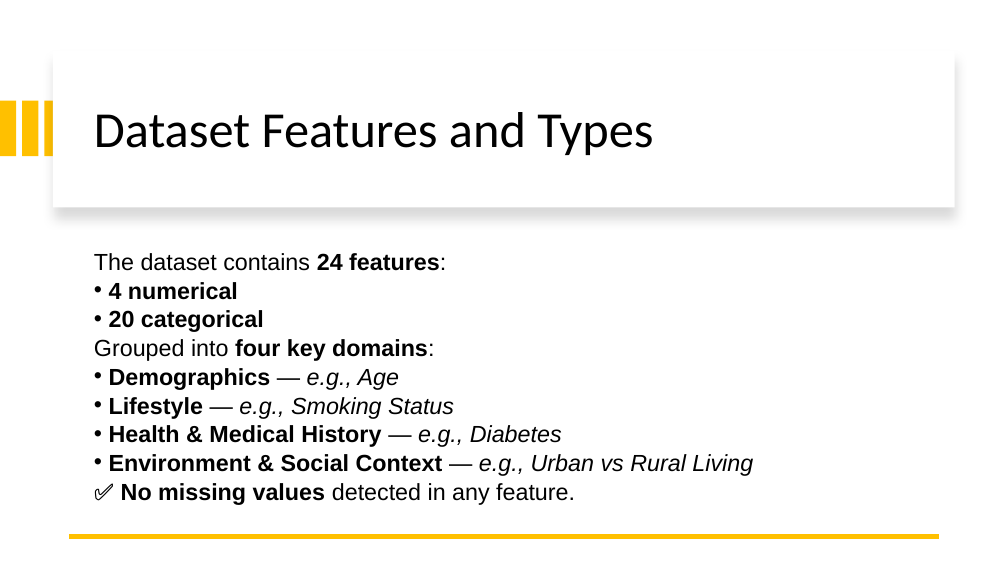
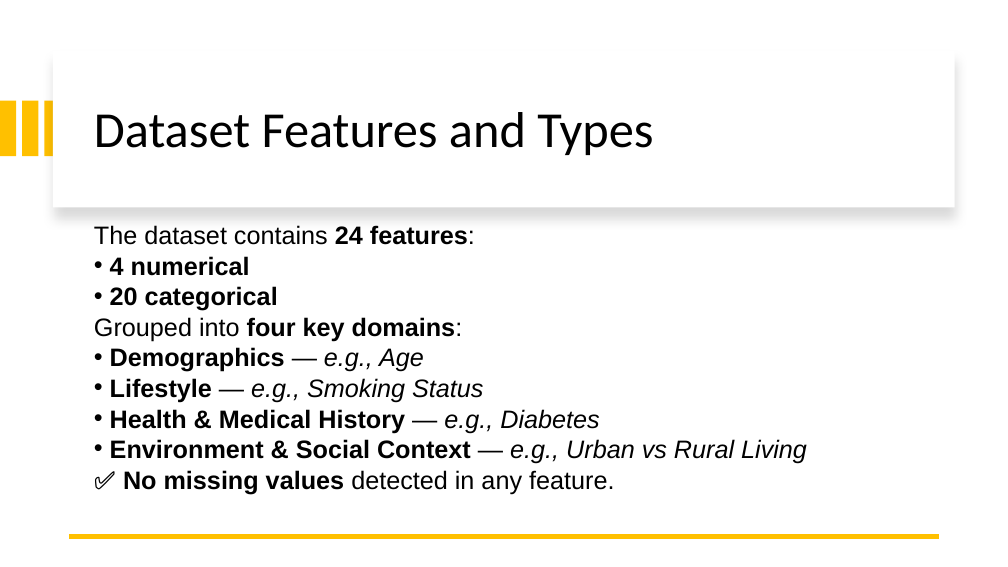
Before and after one commit to ileontios03/EPL448_Project, a slide deck: slide 5 of presentation.pptx. Drawn at 1008x567 pixels with LibreOffice and Linux fonts; fonts in the diff are those of the drawing. Boxes give left, top, right and bottom in pixels: in the first picture for what was removed or moved away, otherwise in the second. Text is boxed around its words. In the diff, an @@ line names an element or a change of style, - is before the commit and + after.

```diff
--- a/presentation.pptx
+++ b/presentation.pptx
@@ text "The dataset contains 24 features:" moved from (x1=94, y1=253, x2=753, y2=505) to (x1=94, y1=225, x2=807, y2=494) @@
@@ text "The dataset contains 24 features:" at (x1=94, y1=225, x2=807, y2=494): size 22.2 to 24 pt @@
```
Also in this commit, not shown: 4 other slides changed, 2 slides added.
